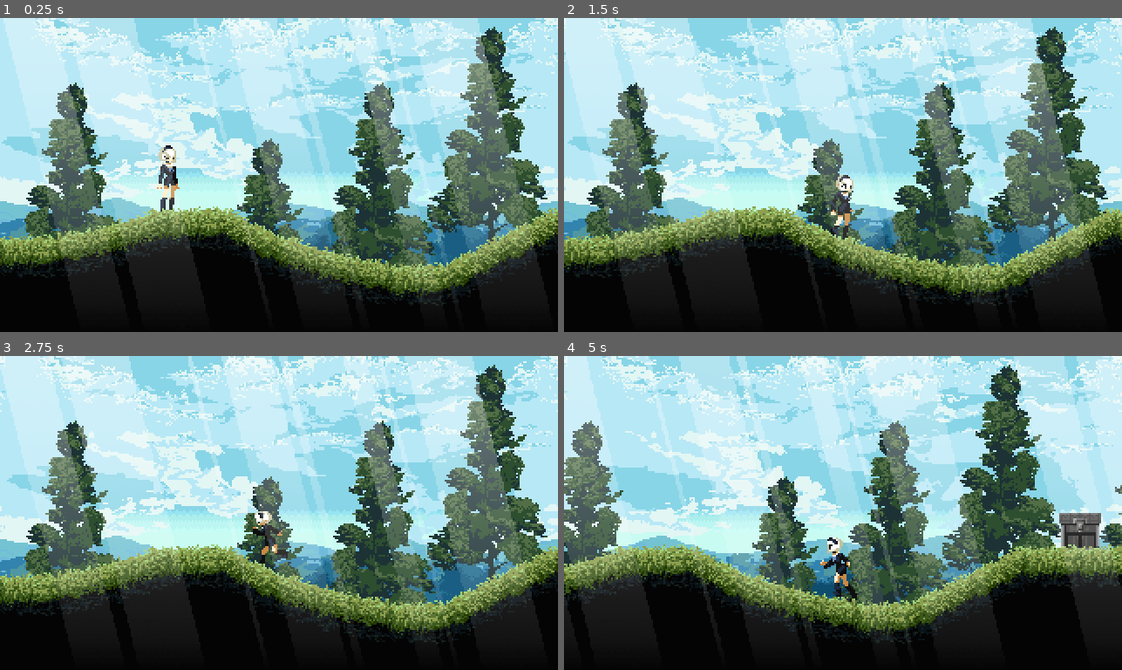
Above: before the commit, frames 1-4 (two rows, left to right).
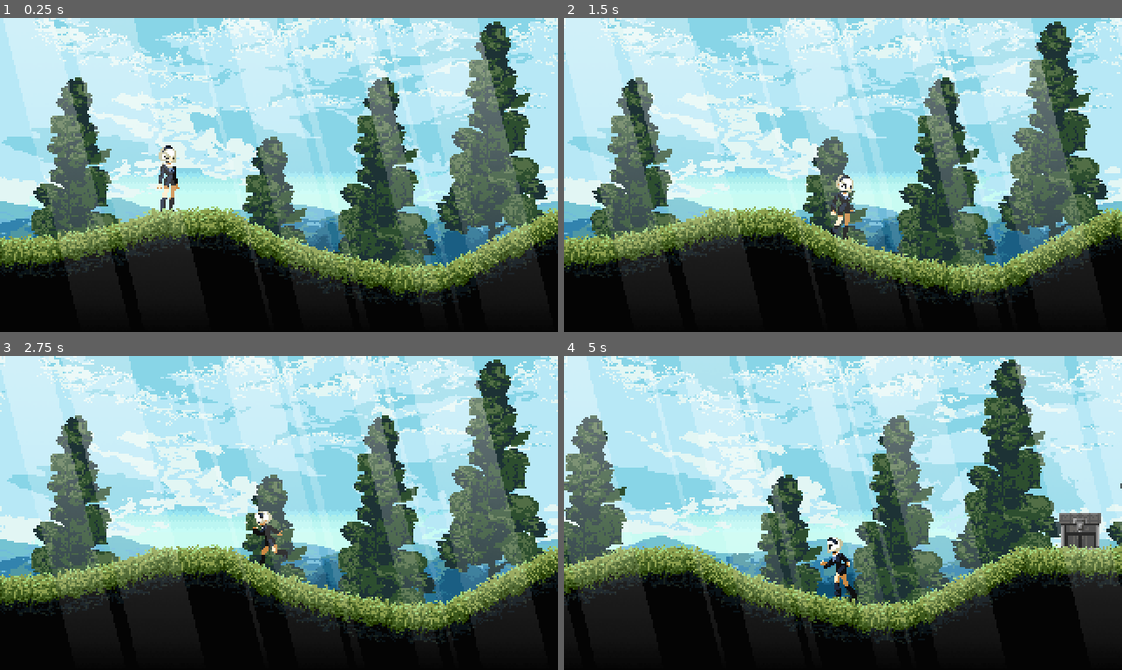
Above: after the commit, the same moments.

Repository: cliffordwilliam/secret-emotion
Game: Godot game, scene res://source/stages/village/scenes/VillageEntrance.tscn
The game is run twice, just before and just after one commit, with the same random seed, the same clock (stepped at 60 frames per second) and the same inputs.
Inputs:
- Up to frame 1 (0.25 s): no input
- Up to frame 2 (1.5 s): hold D (right) from 0.53 s (still down); tap Shift (shift) at 0.6, 1.35 s; tap Space (jump) at 0.77 s
- Up to frame 3 (2.75 s): tap Space (jump) at 1.52 s; release D (right) at 2.03 s; hold A (left) from 2.03 s (still down); tap Shift (shift) at 2.1 s
- Up to frame 4 (5 s): release A (left) at 2.78 s; hold D (right) 2.78-4.28 s; tap Shift (shift) at 2.85, 3.6, 4.35 s; tap Space (jump) at 3.02, 3.77, 4.52 s; hold A (left) from 4.28 s (still down)

The runs differ from the first frame. In frame 1, 11% of the frame differs, in the area x 0-100%, y 1-89%; in frame 2, 11%, in the area x 0-99%, y 1-89%; in frame 3, 11%; in frame 4, 11%.

Commit message:
feat: animate tree and add interaction marker

Diff:
--- a/source/chest/scenes/Chest.tscn
+++ b/source/chest/scenes/Chest.tscn
@@ -9,6 +9,7 @@
 [ext_resource type="Script" uid="uid://cb5q3vx58cnj" path="res://source/chest/scripts/states/chest_open_state.gd" id="4_mgjww"]
 [ext_resource type="Script" uid="uid://dcc3kjokn64wr" path="res://source/chest/scripts/chest_animated_sprite.gd" id="6_luvah"]
 [ext_resource type="Script" uid="uid://dp6ygnv6bxt7s" path="res://source/shared/player_input/scripts/player_input.gd" id="7_mgjww"]
+[ext_resource type="PackedScene" uid="uid://kvelexcshhn5" path="res://source/interaction_marker/scenes/InteractionMarker.tscn" id="10_shpfg"]
 
 [node name="Chest" type="Area2D"]
 collision_layer = 0
@@ -45,7 +46,12 @@
 input_enabled = false
 metadata/_custom_type_script = "uid://dp6ygnv6bxt7s"
 
+[node name="InteractionMarker" parent="." instance=ExtResource("10_shpfg")]
+position = Vector2(0, -32)
+
 [connection signal="body_entered" from="." to="." method="_on_body_entered"]
 [connection signal="body_exited" from="." to="." method="_on_body_exited"]
 [connection signal="play_animation" from="." to="ChestAnimatedSprite" method="_on_chest_play_animation"]
 [connection signal="set_enable_input" from="." to="PlayerInput" method="set_input_enabled"]
+[connection signal="set_interaction_marker_active" from="." to="InteractionMarker" method="set_active"]
+[connection signal="set_interaction_marker_inactive" from="." to="InteractionMarker" method="set_inactive"]
--- a/source/chest/scripts/chest.gd
+++ b/source/chest/scripts/chest.gd
@@ -5,6 +5,8 @@
 @warning_ignore("unused_signal")
 signal play_animation(animation_name: StringName)
 signal set_enable_input(value: bool)
+signal set_interaction_marker_active
+signal set_interaction_marker_inactive
 
 @export var animation_name_data: ChestAnimationNameData
 
@@ -18,7 +20,9 @@
 
 func _on_body_entered(_body: Node2D) -> void:
 	set_enable_input.emit(true)
+	set_interaction_marker_active.emit()
 
 
 func _on_body_exited(_body: Node2D) -> void:
 	set_enable_input.emit(false)
+	set_interaction_marker_inactive.emit()
--- /dev/null
+++ b/source/interaction_marker/assets/message-circle-more.svg
@@ -0,0 +1 @@
+<svg xmlns="http://www.w3.org/2000/svg" width="24" height="24" viewBox="0 0 24 24" fill="none" stroke="#8da5f3" stroke-width="2" stroke-linecap="round" stroke-linejoin="round" class="lucide lucide-message-circle-more-icon lucide-message-circle-more"><path d="M2.992 16.342a2 2 0 0 1 .094 1.167l-1.065 3.29a1 1 0 0 0 1.236 1.168l3.413-.998a2 2 0 0 1 1.099.092 10 10 0 1 0-4.777-4.719"/><path d="M8 12h.01"/><path d="M12 12h.01"/><path d="M16 12h.01"/></svg>
--- /dev/null
+++ b/source/interaction_marker/resources/interaction_marker_animation_name_data.tres
@@ -0,0 +1,7 @@
+[gd_resource type="Resource" script_class="InteractionMarkerAnimationNameData" load_steps=2 format=3 uid="uid://3dh2n6yok2sn"]
+
+[ext_resource type="Script" uid="uid://b37e57jx2iqf5" path="res://source/interaction_marker/scripts/animation_marker_animation_name_data.gd" id="1_d786i"]
+
+[resource]
+script = ExtResource("1_d786i")
+metadata/_custom_type_script = "uid://b37e57jx2iqf5"
--- /dev/null
+++ b/source/interaction_marker/scenes/InteractionMarker.tscn
@@ -0,0 +1,86 @@
+[gd_scene load_steps=9 format=3 uid="uid://kvelexcshhn5"]
+
+[ext_resource type="Texture2D" uid="uid://cixq0446wltg2" path="res://source/interaction_marker/assets/interaction_marker.png" id="1_3ofe7"]
+[ext_resource type="Script" uid="uid://cknmy1bpbpwer" path="res://source/interaction_marker/scripts/interaction_marker.gd" id="2_1eiq3"]
+[ext_resource type="Resource" uid="uid://3dh2n6yok2sn" path="res://source/interaction_marker/resources/interaction_marker_animation_name_data.tres" id="3_7yj37"]
+
+[sub_resource type="Animation" id="Animation_1eiq3"]
+resource_name = "float"
+length = 2.0
+loop_mode = 1
+step = 1.0
+tracks/0/type = "value"
+tracks/0/imported = false
+tracks/0/enabled = true
+tracks/0/path = NodePath(".:offset")
+tracks/0/interp = 1
+tracks/0/loop_wrap = true
+tracks/0/keys = {
+"times": PackedFloat32Array(0, 1),
+"transitions": PackedFloat32Array(-2, -2),
+"update": 0,
+"values": [Vector2(0, -3), Vector2(0, 3)]
+}
+
+[sub_resource type="AnimationLibrary" id="AnimationLibrary_y0epw"]
+_data = {
+&"float": SubResource("Animation_1eiq3")
+}
+
+[sub_resource type="Animation" id="Animation_3ofe7"]
+resource_name = "fade_in"
+length = 0.5
+step = 0.5
+tracks/0/type = "value"
+tracks/0/imported = false
+tracks/0/enabled = true
+tracks/0/path = NodePath(".:modulate")
+tracks/0/interp = 1
+tracks/0/loop_wrap = true
+tracks/0/keys = {
+"times": PackedFloat32Array(0, 0.5),
+"transitions": PackedFloat32Array(1, 1),
+"update": 0,
+"values": [Color(1, 1, 1, 0), Color(1, 1, 1, 1)]
+}
+
+[sub_resource type="Animation" id="Animation_06pa0"]
+resource_name = "fade_out"
+length = 0.5
+step = 0.5
+tracks/0/type = "value"
+tracks/0/imported = false
+tracks/0/enabled = true
+tracks/0/path = NodePath(".:modulate")
+tracks/0/interp = 1
+tracks/0/loop_wrap = true
+tracks/0/keys = {
+"times": PackedFloat32Array(0, 0.5),
+"transitions": PackedFloat32Array(1, 1),
+"update": 0,
+"values": [Color(1, 1, 1, 1), Color(1, 1, 1, 0)]
+}
+
+[sub_resource type="AnimationLibrary" id="AnimationLibrary_fripg"]
+_data = {
+&"fade_in": SubResource("Animation_3ofe7"),
+&"fade_out": SubResource("Animation_06pa0")
+}
+
+[node name="InteractionMarker" type="Sprite2D"]
+modulate = Color(1, 1, 1, 0)
+texture = ExtResource("1_3ofe7")
+offset = Vector2(0, -3)
+script = ExtResource("2_1eiq3")
+animation_name_data = ExtResource("3_7yj37")
+
+[node name="FloatAnimator" type="AnimationPlayer" parent="."]
+libraries = {
+&"": SubResource("AnimationLibrary_y0epw")
+}
+autoplay = "float"
+
+[node name="FadeAnimator" type="AnimationPlayer" parent="."]
+libraries = {
+&"": SubResource("AnimationLibrary_fripg")
+}
--- /dev/null
+++ b/source/interaction_marker/scripts/animation_marker_animation_name_data.gd
@@ -0,0 +1,7 @@
+class_name InteractionMarkerAnimationNameData
+extends Resource
+# Pine animation name props
+
+const FLOAT: StringName = "float"
+const FADE_IN: StringName = "fade_in"
+const FADE_OUT: StringName = "fade_out"
--- /dev/null
+++ b/source/interaction_marker/scripts/interaction_marker.gd
@@ -0,0 +1,18 @@
+@icon("res://source/interaction_marker/assets/message-circle-more.svg")
+extends Sprite2D
+
+@export var animation_name_data: InteractionMarkerAnimationNameData
+
+@onready var fade_animator: AnimationPlayer = $FadeAnimator
+
+
+func _ready() -> void:
+	modulate.a = 0.0
+
+
+func set_active() -> void:
+	fade_animator.play(animation_name_data.FADE_IN)
+
+
+func set_inactive() -> void:
+	fade_animator.play(animation_name_data.FADE_OUT)
--- /dev/null
+++ b/source/parallax_backgrounds/resources/pine_animation_name_data.tres
@@ -0,0 +1,7 @@
+[gd_resource type="Resource" script_class="PineAnimationNameData" load_steps=2 format=3 uid="uid://bosj18pswwm2r"]
+
+[ext_resource type="Script" uid="uid://be0gqg0igeh17" path="res://source/parallax_backgrounds/scripts/pine_animation_name_data.gd" id="1_krokb"]
+
+[resource]
+script = ExtResource("1_krokb")
+metadata/_custom_type_script = "uid://be0gqg0igeh17"
--- /dev/null
+++ b/source/parallax_backgrounds/resources/pine_tree_animation_data.tres
@@ -0,0 +1,53 @@
+[gd_resource type="SpriteFrames" load_steps=8 format=3 uid="uid://nj12qtqxyh8q"]
+
+[ext_resource type="Texture2D" uid="uid://q5p2g8300i83" path="res://source/stages/village/assets/day_blue_pine_tree.png" id="1_gpcee"]
+
+[sub_resource type="AtlasTexture" id="AtlasTexture_y076f"]
+atlas = ExtResource("1_gpcee")
+region = Rect2(0, 0, 83, 152)
+
+[sub_resource type="AtlasTexture" id="AtlasTexture_vly3i"]
+atlas = ExtResource("1_gpcee")
+region = Rect2(83, 0, 83, 152)
+
+[sub_resource type="AtlasTexture" id="AtlasTexture_i4n2w"]
+atlas = ExtResource("1_gpcee")
+region = Rect2(166, 0, 83, 152)
+
+[sub_resource type="AtlasTexture" id="AtlasTexture_itfnw"]
+atlas = ExtResource("1_gpcee")
+region = Rect2(249, 0, 83, 152)
+
+[sub_resource type="AtlasTexture" id="AtlasTexture_8ahq8"]
+atlas = ExtResource("1_gpcee")
+region = Rect2(332, 0, 83, 152)
+
+[sub_resource type="AtlasTexture" id="AtlasTexture_jv1cp"]
+atlas = ExtResource("1_gpcee")
+region = Rect2(415, 0, 83, 152)
+
+[resource]
+animations = [{
+"frames": [{
+"duration": 1.0,
+"texture": SubResource("AtlasTexture_y076f")
+}, {
+"duration": 1.0,
+"texture": SubResource("AtlasTexture_vly3i")
+}, {
+"duration": 1.0,
+"texture": SubResource("AtlasTexture_i4n2w")
+}, {
+"duration": 1.0,
+"texture": SubResource("AtlasTexture_itfnw")
+}, {
+"duration": 1.0,
+"texture": SubResource("AtlasTexture_8ahq8")
+}, {
+"duration": 1.0,
+"texture": SubResource("AtlasTexture_jv1cp")
+}],
+"loop": true,
+"name": &"sway",
+"speed": 8.0
+}]
--- /dev/null
+++ b/source/parallax_backgrounds/scenes/pine.tscn
@@ -0,0 +1,11 @@
+[gd_scene load_steps=4 format=3 uid="uid://yscb6li8ju1y"]
+
+[ext_resource type="SpriteFrames" uid="uid://nj12qtqxyh8q" path="res://source/parallax_backgrounds/resources/pine_tree_animation_data.tres" id="1_r3nbj"]
+[ext_resource type="Script" uid="uid://bj7iah5w37w3k" path="res://source/parallax_backgrounds/scripts/pine.gd" id="2_23hfk"]
+[ext_resource type="Resource" uid="uid://bosj18pswwm2r" path="res://source/parallax_backgrounds/resources/pine_animation_name_data.tres" id="3_22c4d"]
+
+[node name="Pine" type="AnimatedSprite2D"]
+sprite_frames = ExtResource("1_r3nbj")
+animation = &"sway"
+script = ExtResource("2_23hfk")
+animation_name_data = ExtResource("3_22c4d")
--- a/source/parallax_backgrounds/scenes/pines.tscn
+++ b/source/parallax_backgrounds/scenes/pines.tscn
@@ -1,11 +1,19 @@
 [gd_scene load_steps=2 format=3 uid="uid://c1uf1suxhw6gd"]
 
-[ext_resource type="Texture2D" uid="uid://c5isuccpv6vwm" path="res://source/stages/village/assets/day_blue_pines.png" id="1_avclb"]
+[ext_resource type="PackedScene" uid="uid://yscb6li8ju1y" path="res://source/parallax_backgrounds/scenes/pine.tscn" id="1_n2i6x"]
 
 [node name="Pines" type="Parallax2D"]
 scroll_scale = Vector2(0.5, 0)
 repeat_size = Vector2(320, 0)
 
-[node name="Sprite2D" type="Sprite2D" parent="."]
-texture = ExtResource("1_avclb")
-centered = false
+[node name="Pine" parent="." instance=ExtResource("1_n2i6x")]
+position = Vector2(39, 104)
+
+[node name="Pine2" parent="." instance=ExtResource("1_n2i6x")]
+position = Vector2(151, 138)
+
+[node name="Pine3" parent="." instance=ExtResource("1_n2i6x")]
+position = Vector2(215, 104)
+
+[node name="Pine4" parent="." instance=ExtResource("1_n2i6x")]
+position = Vector2(279, 72)
--- /dev/null
+++ b/source/parallax_backgrounds/scripts/pine.gd
@@ -0,0 +1,10 @@
+extends AnimatedSprite2D
+
+@export var animation_name_data: PineAnimationNameData
+
+
+func _ready() -> void:
+	randomize()
+	play(animation_name_data.SWAY)
+	var frame_count = sprite_frames.get_frame_count(animation)
+	frame = randi() % frame_count
--- /dev/null
+++ b/source/parallax_backgrounds/scripts/pine_animation_name_data.gd
@@ -0,0 +1,5 @@
+class_name PineAnimationNameData
+extends Resource
+# Pine animation name props
+
+const SWAY: StringName = "sway"
Not shown: 1 places in source/chest/scenes/Chest.tscn that only renumber resources
Binary file added: source/interaction_marker/assets/interaction_marker.png
Not shown, added: source/interaction_marker/scripts/animation_marker_animation_name_data.gd.uid
Not shown, added: source/interaction_marker/scripts/interaction_marker.gd.uid
Not shown, added: source/parallax_backgrounds/scripts/pine.gd.uid
Not shown, added: source/parallax_backgrounds/scripts/pine_animation_name_data.gd.uid
Binary file added: source/stages/village/assets/day_blue_pine_tree.png
